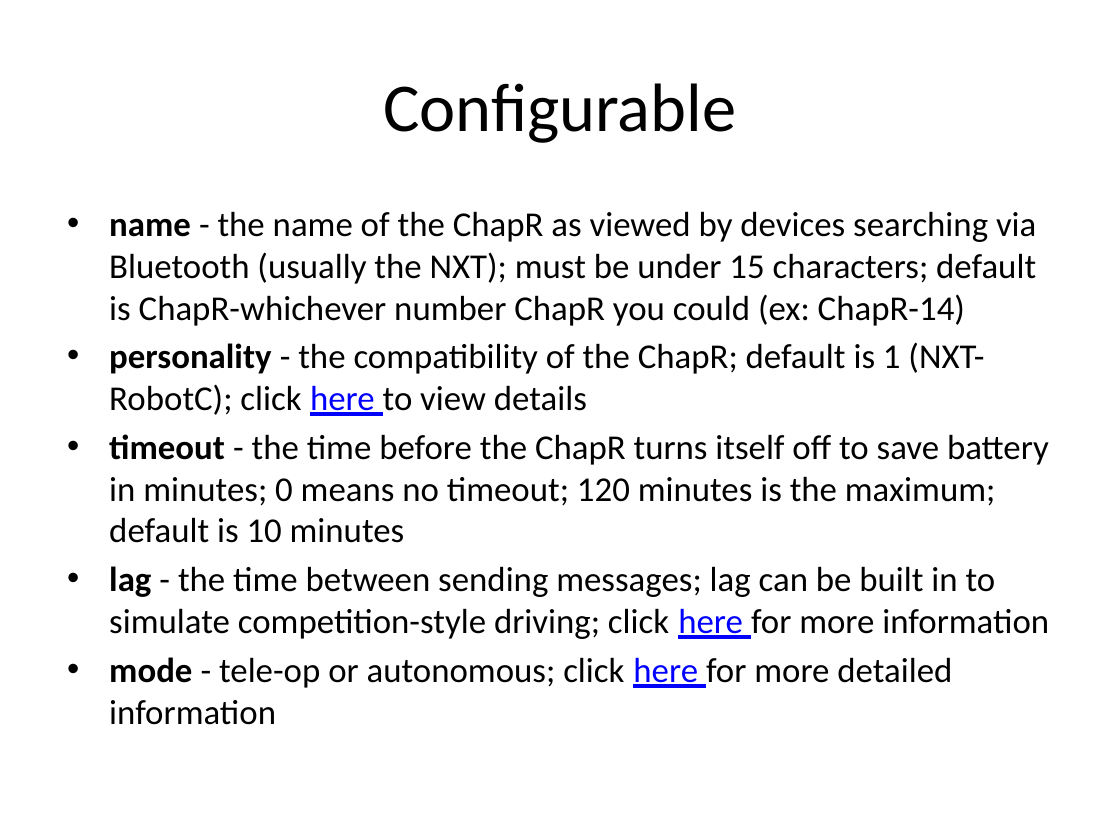
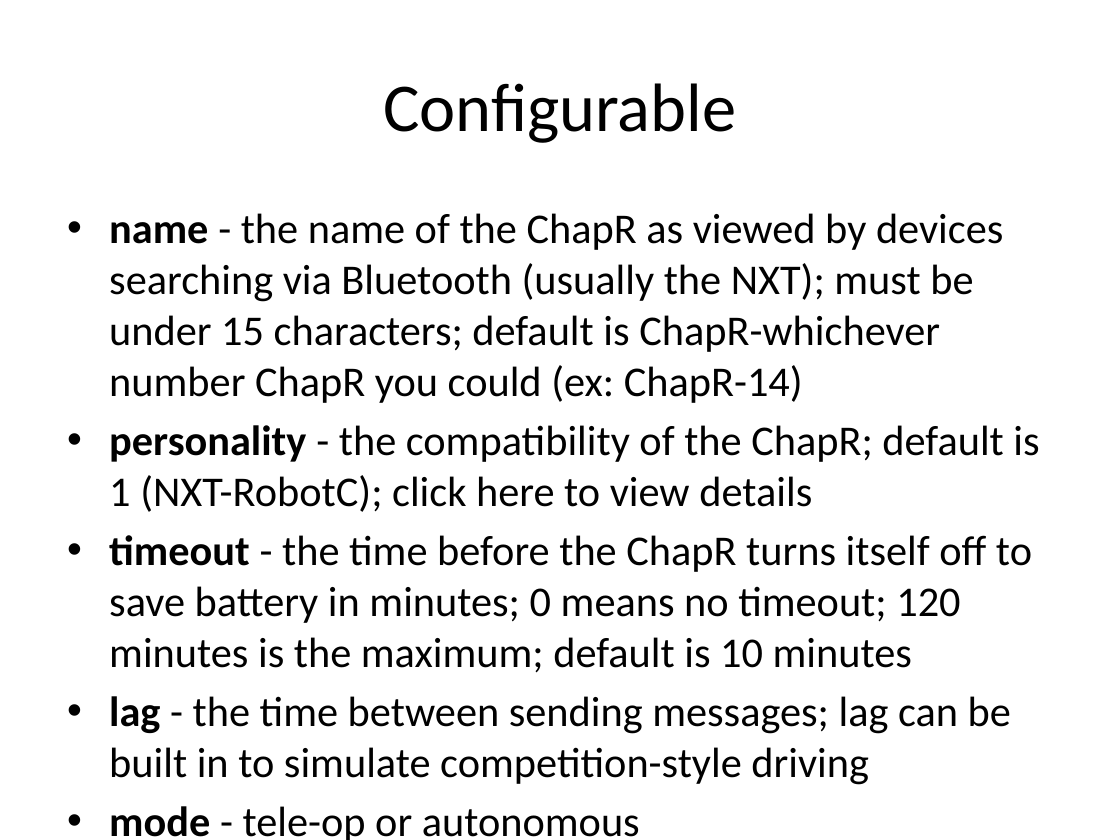
Before and after one commit to ChapResearch/ChapR, a slide deck: slide 7 of ChaprSVN/Promo/Presentation for FTC.pptx (slide 8 before the commit). Drawn at 1120x840 pixels with LibreOffice and Linux fonts; fonts in the diff are those of the drawing. Boxes give left, top, right and bottom in pixels: in the first picture for what was removed or moved away, otherwise in the second. Text is boxed around its words. In the diff, an @@ line names an element or a change of style, - is before the commit and + after.

```diff
--- a/ChaprSVN/Promo/Presentation for FTC.pptx
+++ b/ChaprSVN/Promo/Presentation for FTC.pptx
@@ text at bbox=[109, 213, 1039, 673]: size 22.4 to 27.2 pt in "name - the name of the ChapR ...", "personality - the compatibility of the ChapR; ...", "timeout - the time before the ChapR ..."; text colour #0000FF to #000000, underline off in "here" @@
@@ text at bbox=[109, 696, 1011, 840]: text changed; size 22.4 to 27.2 pt @@
-• lag - the time between sending messages; lag can be built in to simulate competition-style driving; click here for more information
-• mode - tele-op or autonomous; click here for more detailed information
+• lag - the time between sending messages; lag can be built in to simulate competition-style driving
+• mode - tele-op or autonomous
```
Also in this commit, not shown: 5 other slides changed, 2 slides added, 2 slides removed, 1 other file.
